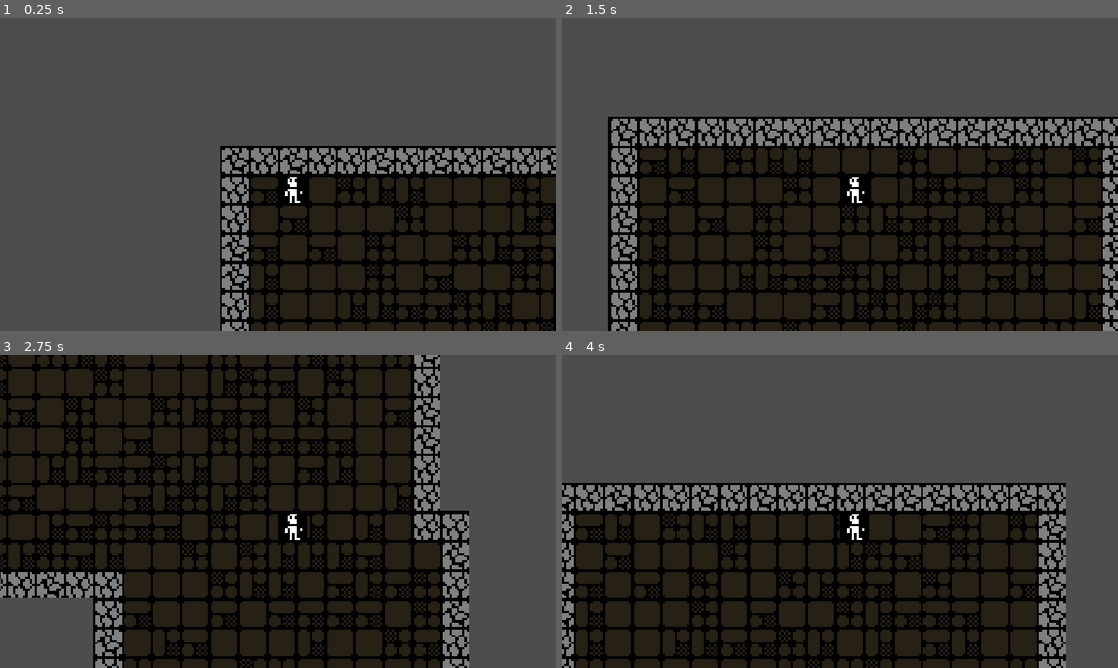
Above: before the commit, frames 1-4 (two rows, left to right).
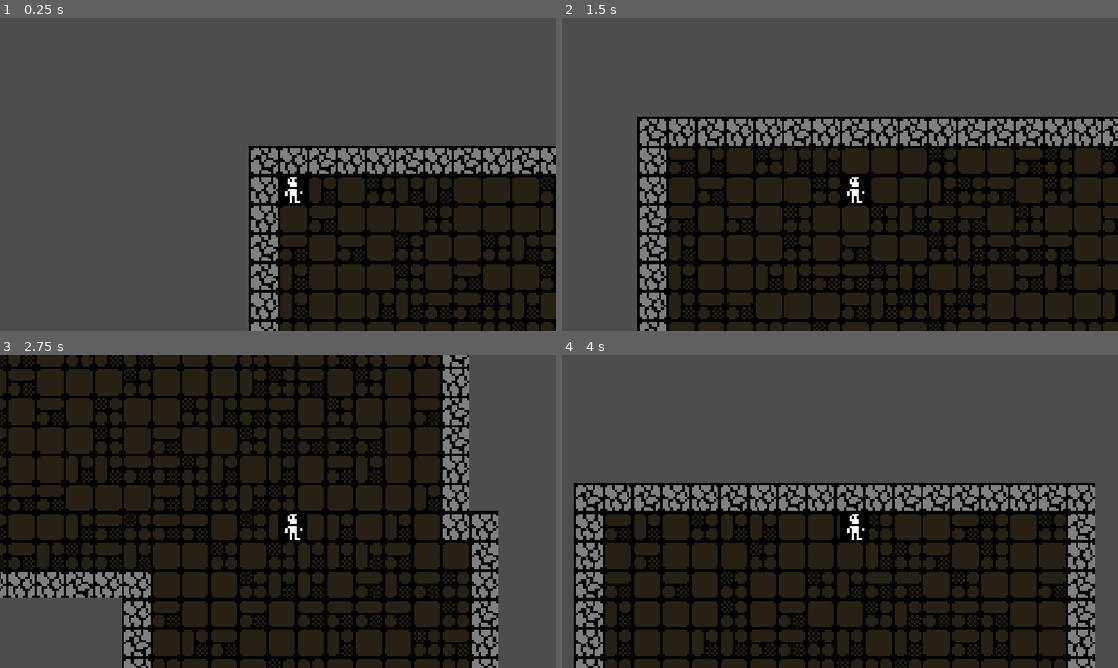
Above: after the commit, the same moments.

Repository: Alfons08/Dungeon-crawler
Game: Godot game, scene res://Scenes/main.tscn
Two runs of this game, one before a commit and one after it. Both use one fixed random seed, a clock stepped at 60 frames per second and the inputs below. Before the commit the project starts from res://Scenes/Levels/level.tscn.
Inputs:
- Up to frame 1 (0.25 s): no input
- Up to frame 2 (1.5 s): tap Enter at 0.5 s; hold D (right) 0.53-1.28 s; hold S (down) from 1.28 s (still down)
- Up to frame 3 (2.75 s): release S (down) at 2.03 s; hold D (right) from 2.03 s (still down)
- Up to frame 4 (4 s): release D (right) at 2.78 s; hold W (up) 2.78-3.53 s; hold A (left) from 3.53 s (still down)

The runs differ from the first frame. In frame 1, 10% of the frame differs, in the area x 39-100%, y 40-100%; in frame 2, 16%; in frame 3, 22%, in the area x 0-90%, y 0-100%; in frame 4, 16%.

Commit message:
changed movement a bit and structured tha game for the future

Diff:
--- a/dungeon-crawler-game-2-bit/Scenes/Levels/level.tscn
+++ b/dungeon-crawler-game-2-bit/Scenes/Levels/level.tscn
@@ -1,7 +1,6 @@
 [gd_scene format=4 uid="uid://cl1r3nko5kh4v"]
 
 [ext_resource type="Texture2D" uid="uid://ysy8iu63s8xa" path="res://Resources/urizen_onebit_tileset__v2d0.png" id="1_f1n8c"]
-[ext_resource type="PackedScene" uid="uid://cai37h30ylth4" path="res://Scenes/player.tscn" id="2_7x7pb"]
 
 [sub_resource type="TileSetAtlasSource" id="TileSetAtlasSource_f1n8c"]
 texture = ExtResource("1_f1n8c")
@@ -10392,7 +10391,3 @@
 tile_set = SubResource("TileSet_tyfcb")
 rendering_quadrant_size = 12
 physics_quadrant_size = 12
-
-[node name="Player" parent="." unique_id=710603248 instance=ExtResource("2_7x7pb")]
-position = Vector2(24, 0)
-motion_mode = 1
--- /dev/null
+++ b/dungeon-crawler-game-2-bit/Scenes/main.tscn
@@ -0,0 +1,23 @@
+[gd_scene format=3 uid="uid://hc7p5a8wh8yx"]
+
+[ext_resource type="PackedScene" uid="uid://cl1r3nko5kh4v" path="res://Scenes/Levels/level.tscn" id="1_bo1nx"]
+[ext_resource type="PackedScene" uid="uid://cai37h30ylth4" path="res://Scenes/player.tscn" id="2_8gbba"]
+
+[node name="Main" type="Node2D" unique_id=316402161]
+
+[node name="WorldHolder" type="Node2D" parent="." unique_id=1653833215]
+
+[node name="WorldGenerator" type="Node2D" parent="WorldHolder" unique_id=3872947]
+
+[node name="Level" parent="WorldHolder" unique_id=989967779 instance=ExtResource("1_bo1nx")]
+
+[node name="GameSystems" type="Node2D" parent="." unique_id=1059144872]
+
+[node name="TurnManager" type="Node2D" parent="GameSystems" unique_id=424399140]
+
+[node name="Player" parent="." unique_id=710603248 instance=ExtResource("2_8gbba")]
+position = Vector2(12, 0)
+tile_size = null
+move_speed = null
+
+[node name="UI" type="CanvasLayer" parent="." unique_id=41922841]
--- a/dungeon-crawler-game-2-bit/Scenes/player.tscn
+++ b/dungeon-crawler-game-2-bit/Scenes/player.tscn
@@ -1,7 +1,8 @@
 [gd_scene format=3 uid="uid://cai37h30ylth4"]
 
-[ext_resource type="Script" uid="uid://dgk0u032dnhoy" path="res://Scenes/player.gd" id="1_cvnsp"]
+[ext_resource type="Script" uid="uid://dgk0u032dnhoy" path="res://Scripts/player.gd" id="1_cvnsp"]
 [ext_resource type="Texture2D" uid="uid://ysy8iu63s8xa" path="res://Resources/urizen_onebit_tileset__v2d0.png" id="1_v0iea"]
+[ext_resource type="Script" uid="uid://c7ob4hoir52qv" path="res://Scripts/AttackingState.gd" id="3_6t5aa"]
 
 [sub_resource type="RectangleShape2D" id="RectangleShape2D_kjs7a"]
 size = Vector2(12, 12)
@@ -94,3 +95,8 @@
 
 [node name="Camera2D" type="Camera2D" parent="." unique_id=1190983530]
 zoom = Vector2(5, 5)
+
+[node name="PlayerStateMachine" type="Node2D" parent="." unique_id=1754557574]
+script = ExtResource("3_6t5aa")
+
+[node name="Inventory" type="Node" parent="." unique_id=960374778]
--- /dev/null
+++ b/dungeon-crawler-game-2-bit/Scripts/AttackingState.gd
@@ -0,0 +1 @@
+extends Node2D
--- /dev/null
+++ b/dungeon-crawler-game-2-bit/Scripts/IdleState.gd
@@ -0,0 +1 @@
+extends Node2D
--- /dev/null
+++ b/dungeon-crawler-game-2-bit/Scripts/MovingState.gd
@@ -0,0 +1 @@
+extends Node2D
--- /dev/null
+++ b/dungeon-crawler-game-2-bit/Scripts/TargetingState.gd
@@ -0,0 +1 @@
+extends Node2D
--- a/dungeon-crawler-game-2-bit/Scenes/player.gd
+++ b/dungeon-crawler-game-2-bit/Scripts/player.gd
@@ -41,7 +41,7 @@
 			current_direction = queued_direction
 			queued_direction = Vector2.ZERO
 		#check if all movement keys have been released
-		elif not is_action_held():
+		elif not is_direction_held(current_direction):
 			current_direction = Vector2.ZERO
 		#if we have no direction, check current input
 		elif current_direction == Vector2.ZERO:
@@ -62,32 +62,50 @@
 	#funkar att göra med höger och vänster men inte med up och ner
 	#har testat att byta namnen på inputsen och det funkar icke
 
+	#Nu har jag fixat problemet men det är fortfarande
+	#lite skumt med movement
+
 	#1. Check newly pressed actions
+
+	var new_direction = Vector2.ZERO
+
 	if Input.is_action_just_pressed("down"):
-		current_direction = Vector2(0,1)
+		new_direction = Vector2(0, 1)
 
 	elif Input.is_action_just_pressed("up"):
-		current_direction = Vector2(0,-1)
+		new_direction = Vector2(0, -1)
 
 	elif Input.is_action_just_pressed("right"):
-		current_direction = Vector2(1,0)
+		new_direction = Vector2(1, 0)
 
 	elif Input.is_action_just_pressed("left"):
-		current_direction = Vector2(-1,0)
+		new_direction = Vector2(-1, 0)
+
+	if new_direction != Vector2.ZERO:
+		queued_direction = new_direction
 
 
-func is_action_held()->bool:
-	if Input.is_action_pressed("down"): return true
-	if Input.is_action_pressed("up"): return true
-	if Input.is_action_pressed("right"): return true
-	if Input.is_action_pressed("left"): return true
+func is_direction_held(direction: Vector2) -> bool:
+
+	if direction == Vector2.RIGHT:
+		return Input.is_action_pressed("right")
+	if direction == Vector2.LEFT:
+		return Input.is_action_pressed("left")
+	if direction == Vector2.UP:
+		return Input.is_action_pressed("up")
+	if direction == Vector2.DOWN:
+		return Input.is_action_pressed("down")
 	return false
 
 func get_held_direction()->Vector2:
-	if Input.is_action_pressed("right"): return Vector2(1, 0)
-	if Input.is_action_pressed("left"): return Vector2(-1, 0)
-	if Input.is_action_pressed("down"): return Vector2(0, 1)
-	if Input.is_action_pressed("up"): return Vector2(0, -1)
+	if Input.is_action_pressed("right"):
+		return Vector2(1, 0)
+	if Input.is_action_pressed("left"):
+		return Vector2(-1, 0)
+	if Input.is_action_pressed("down"):
+		return Vector2(0, 1)
+	if Input.is_action_pressed("up"):
+		return Vector2(0, -1)
 	return Vector2.ZERO
 
 
@@ -104,3 +122,6 @@
 	else:
 		#stop movement
 		current_direction = Vector2.ZERO
+
+
+#--------------States----------------------
--- a/dungeon-crawler-game-2-bit/project.godot
+++ b/dungeon-crawler-game-2-bit/project.godot
@@ -11,7 +11,7 @@
 [application]
 
 config/name="Dungeon Crawler Game 2 bit"
-run/main_scene="uid://cl1r3nko5kh4v"
+run/main_scene="uid://hc7p5a8wh8yx"
 config/features=PackedStringArray("4.7", "GL Compatibility")
 config/icon="res://icon.svg"
 
Not shown, added: dungeon-crawler-game-2-bit/Scripts/AttackingState.gd.uid
Not shown, added: dungeon-crawler-game-2-bit/Scripts/IdleState.gd.uid
Not shown, added: dungeon-crawler-game-2-bit/Scripts/MovingState.gd.uid
Not shown, added: dungeon-crawler-game-2-bit/Scripts/TargetingState.gd.uid
Renamed: dungeon-crawler-game-2-bit/Scenes/player.gd.uid -> dungeon-crawler-game-2-bit/Scripts/player.gd.uid
